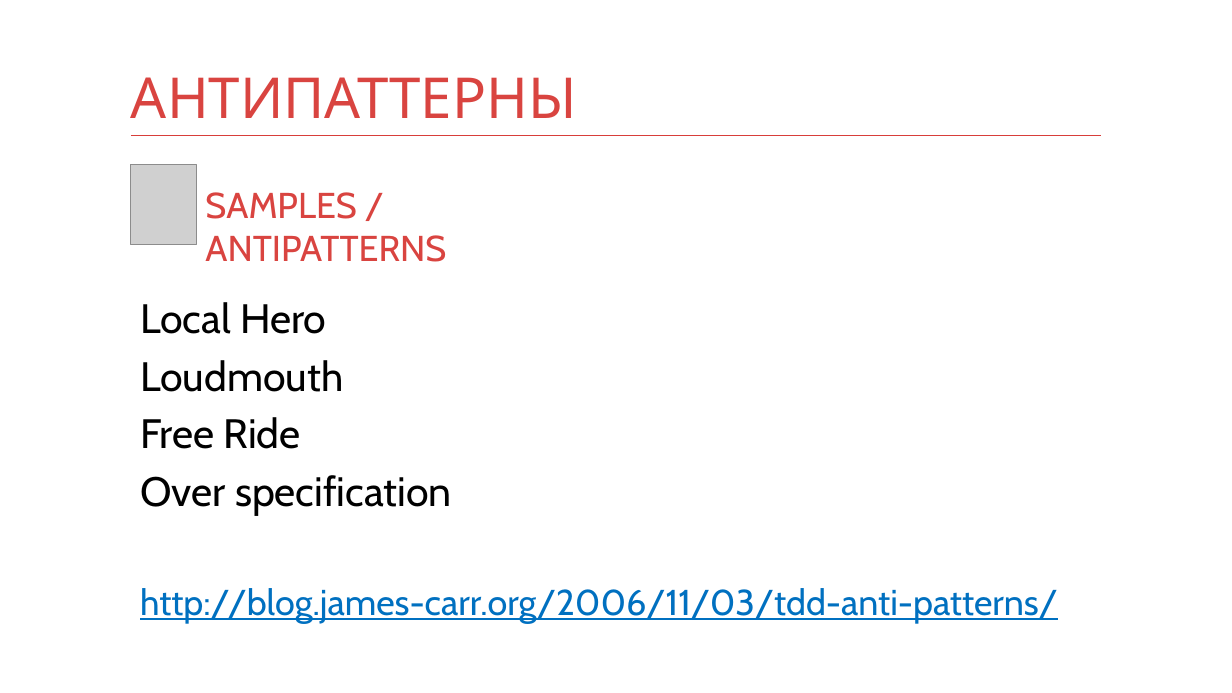
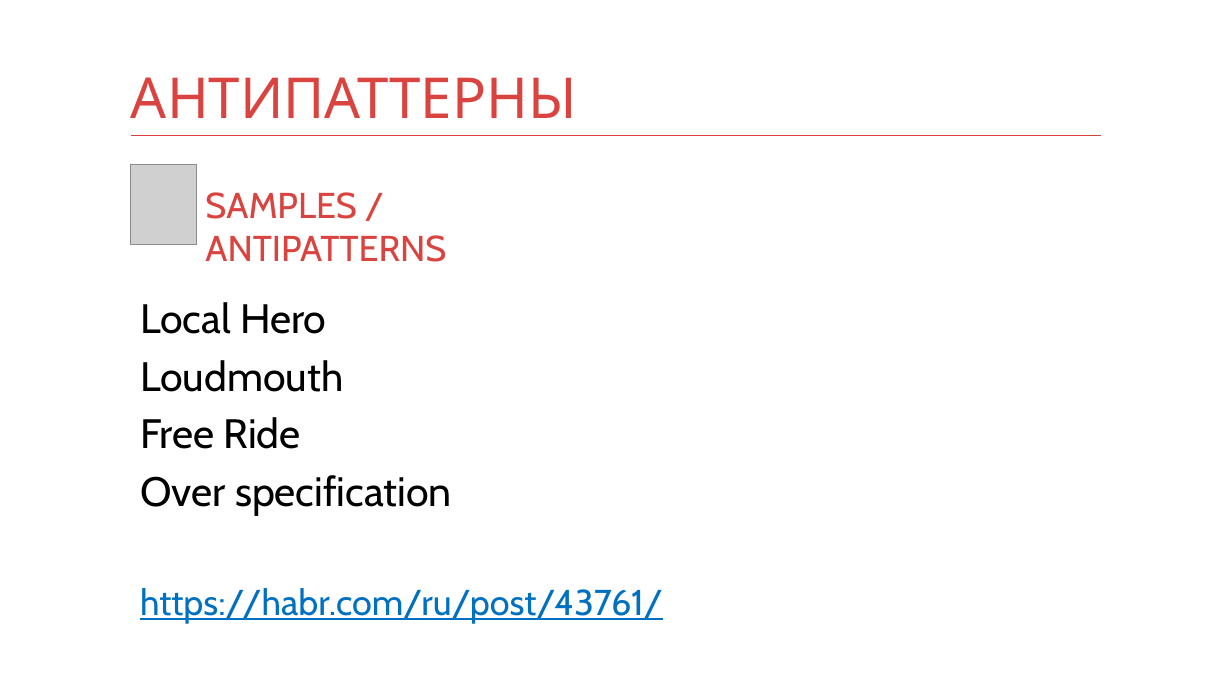
Before and after one commit to kontur-courses/testing, a slide deck: slide 12 of testing.pptx. Drawn at 1232x693 pixels with LibreOffice and Linux fonts; fonts in the diff are those of the drawing; grey boxes stand for pictures. Boxes give left, top, right and bottom in pixels: in the first picture for what was removed or moved away, otherwise in the second. Text is boxed around its words. In the diff, an @@ line names an element or a change of style, - is before the commit and + after.

```diff
--- a/testing.pptx
+++ b/testing.pptx
@@ text at (140, 588, 663, 624): text changed @@
-http://blog.james-carr.org/2006/11/03/tdd-anti-patterns/
+https://habr.com/ru/post/43761/
```
Also in this commit, not shown: 2 other slides changed, 1 other file.
